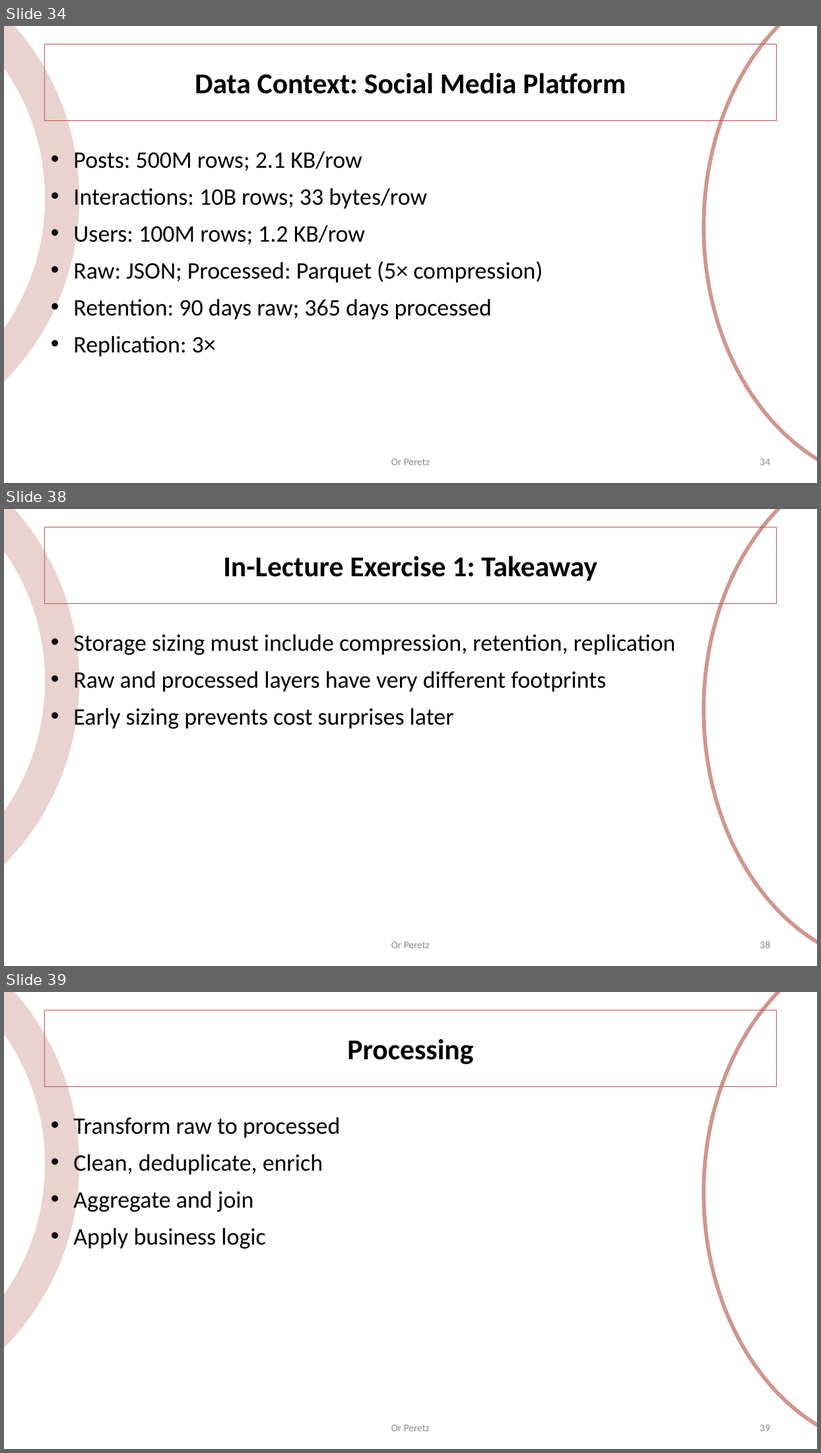
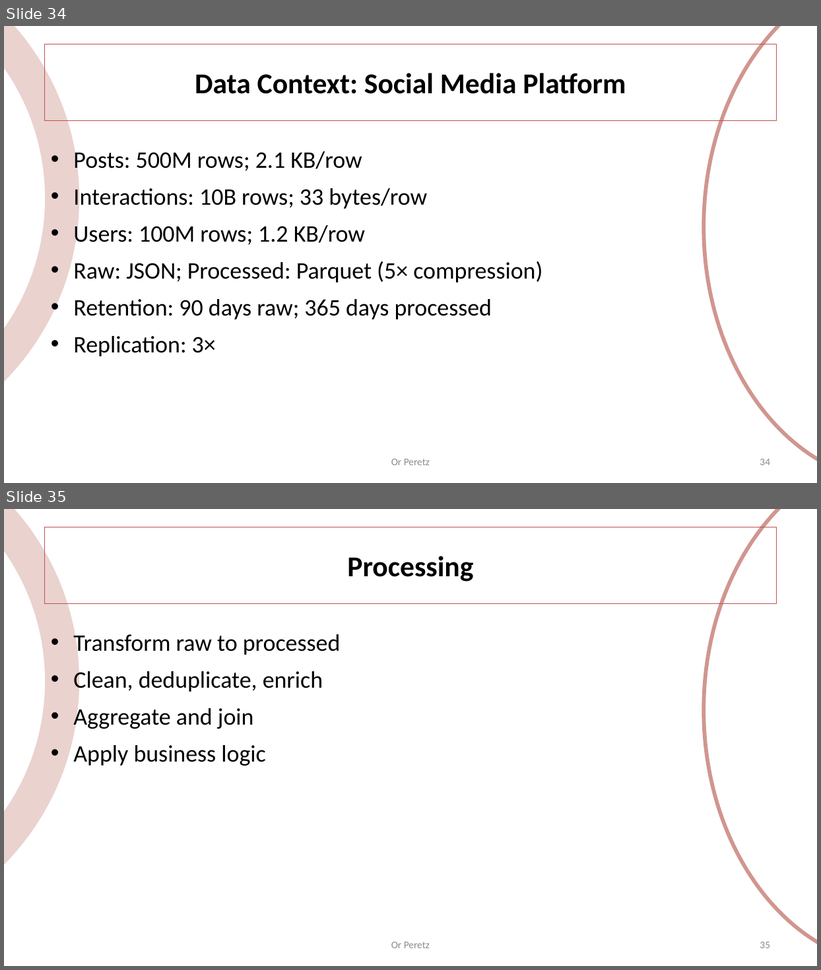
Before and after one commit to OrPerets/data-engineering-course, a slide deck: build/01-introduction.pptx. Shown one above the other, each under a label of ours: slides 34, 38 and 39 before the commit, slides 34 and 35 after it; the slides between them are not shown. The pictures are 821x1453 and 821x970 pixels, drawn with LibreOffice and Linux fonts; fonts in the diff are those of the drawing. Boxes give left, top, right and bottom in pixels: in the first picture for what was removed or moved away, otherwise in the second. Text is boxed around its words. In the diff, an @@ line names an element or a change of style, - is before the commit and + after.

```diff
--- a/build/01-introduction.pptx
+++ b/build/01-introduction.pptx
@@ slide 38 removed at (4, 509, 817, 966), background #FFFFFF; not listed: 2 template elements that a slide beside it also shows @@
@@ title removed at (45, 527, 777, 603) @@
-In-Lecture Exercise 1: Takeaway
@@ text removed at (73, 631, 676, 731) @@
-• Storage sizing must include compression, retention, replication
-• Raw and processed layers have very different footprints
-• Early sizing prevents cost surprises later
@@ text removed at (391, 942, 430, 949) @@
-Or Peretz
@@ page number removed at (760, 941, 770, 949) @@
-38
@@ what was slide 39 is now slide 35 @@
```
Also in this commit, not shown: 12 slides changed, 11 other slides removed, 4 other files.
